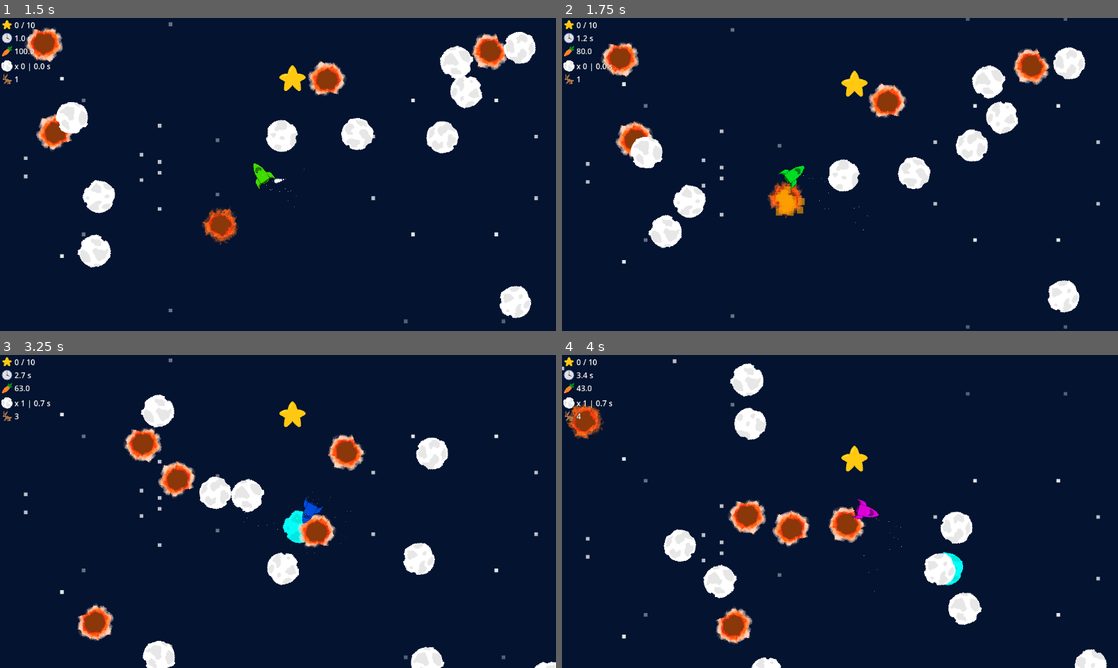
Above: before the commit, frames 1-4 (two rows, left to right).
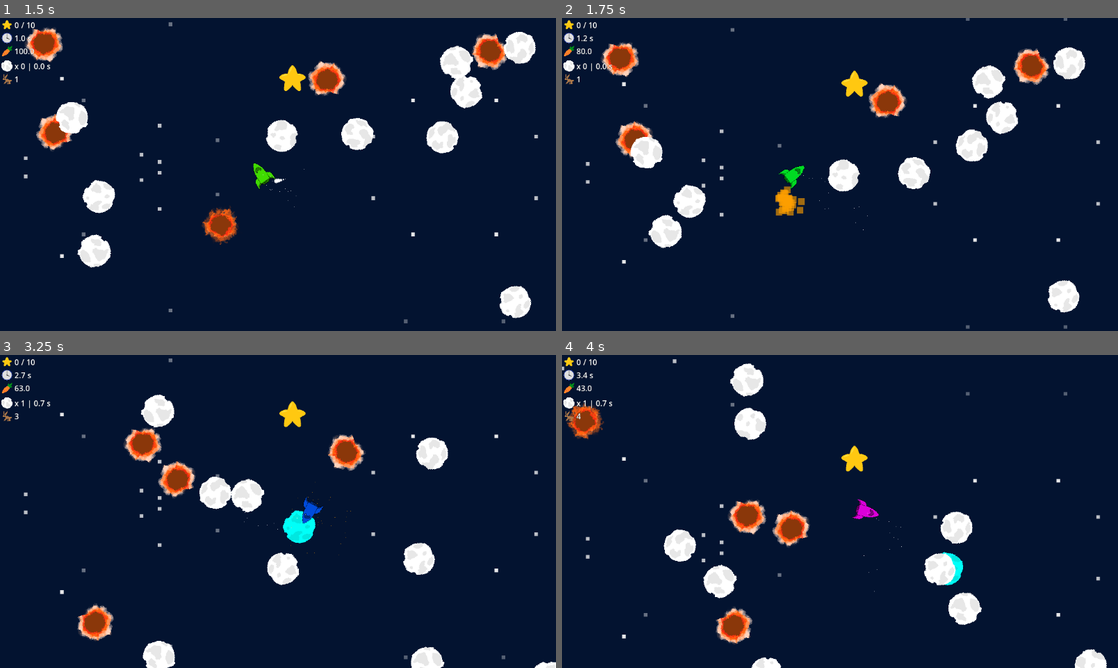
Above: after the commit, the same moments.

Repository: Setry/gj-solo
Game: Godot game, scene res://Scenes/MainTest.tscn
Same seed, same stepped clock (60 frames per second), same inputs: the game is played once before the commit and once after it.
Inputs:
- Up to frame 1 (1.5 s): tap Enter at 0.5 s; hold Space (press) 0.53-1.28 s; tap Space (press) at 1.35 s
- Up to frame 2 (1.75 s): no input
- Up to frame 3 (3.25 s): hold Space (press) 2.03-2.78 s; tap Space (press) at 2.85 s
- Up to frame 4 (4 s): hold Space (press) from 3.53 s (still down)

Frame 1 is identical in both runs. In frame 2, 0.3% of the frame differs, in the area x 36-44%, y 52-64%; in frame 3, 0.5%; in frame 4, 0.5%, in the area x 47-55%, y 48-61%.

Commit message:
Hide meteorite on collision, Restart game on button press

Diff:
--- a/Scenes/UI.tscn
+++ b/Scenes/UI.tscn
@@ -206,8 +206,10 @@
 
 [node name="LoseText" type="Label" parent="MarginContainer2/LoseContainer"]
 layout_mode = 2
-text = "Out of carrots, better luck next time."
+text = "Out of carrots, better luck next time.
+Press the button to try again."
 label_settings = SubResource("LabelSettings_mqm5i")
+horizontal_alignment = 1
 
 [node name="WinContainer" type="VBoxContainer" parent="MarginContainer2"]
 visible = false
@@ -219,6 +221,7 @@
 layout_mode = 2
 size_flags_horizontal = 4
 text = "Congratulation!
-You managed to Collect all 10 Stars!"
+You managed to Collect all 10 Stars!
+Press the button to restart."
 label_settings = SubResource("LabelSettings_jnovg")
 horizontal_alignment = 1
--- a/scripts/Enemy.gd
+++ b/scripts/Enemy.gd
@@ -28,13 +28,16 @@
 	if body.attached_to != null:
 		return
 
-	if exploded == false:
-		print("col with meterite")
-		$Explosion.emitting = true
+	if exploded:
+		return
 
-		var main = get_tree().root.get_node("Node2D")
-		main.enemy_collided()
-		exploded = true
+	print("col with meteorite")
+	$Explosion.emitting = true
+
+	var main = get_tree().root.get_node("Node2D")
+	main.enemy_collided()
+	$Sprite2D.visible = false
+	exploded = true
 #	queue_free()
 #	get_tree().root.get_node("Node2D").spawn_enemy()
 
@@ -60,8 +63,8 @@
 		get_tree().root.get_node("Node2D").spawn_enemy()
 
 func _process(delta):
-	if exploded == true:
-		lifetime -=delta
+	if exploded:
+		lifetime -= delta
 		if lifetime < 0:
 			queue_free()
 			get_tree().root.get_node("Node2D").spawn_enemy()
--- a/scripts/Main.gd
+++ b/scripts/Main.gd
@@ -142,7 +142,10 @@
 	planet_counter.text = str(self.planets_visited)
 
 func _input(event: InputEvent) -> void:
-	if not game_running and event.is_action_pressed("press"):
-		get_tree().paused = false
-		find_child("StartContainer", true, false).visible = false
-		game_running = true
+	if event.is_action_pressed("press"):
+		if not game_running:
+			get_tree().paused = false
+			find_child("StartContainer", true, false).visible = false
+			game_running = true
+		elif game_over:
+			get_tree().reload_current_scene()
Not shown, changed: export_presets.cfg
